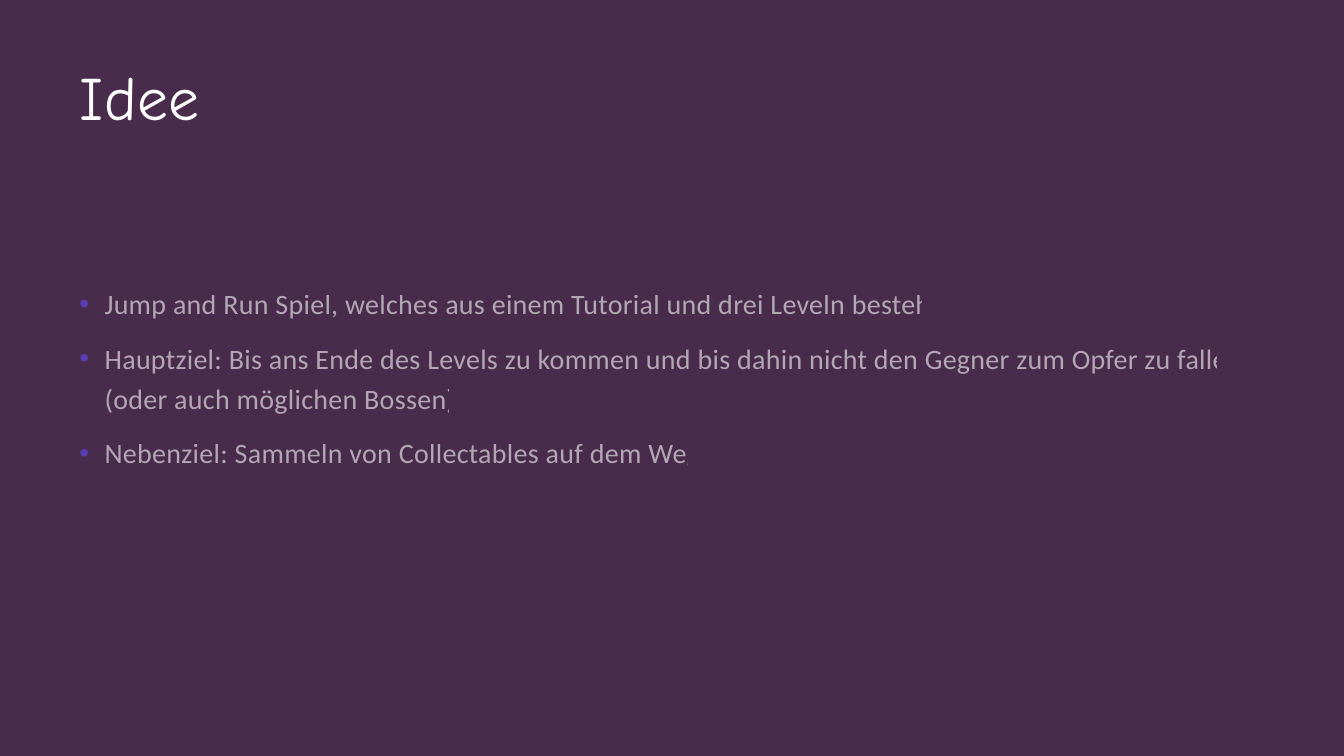
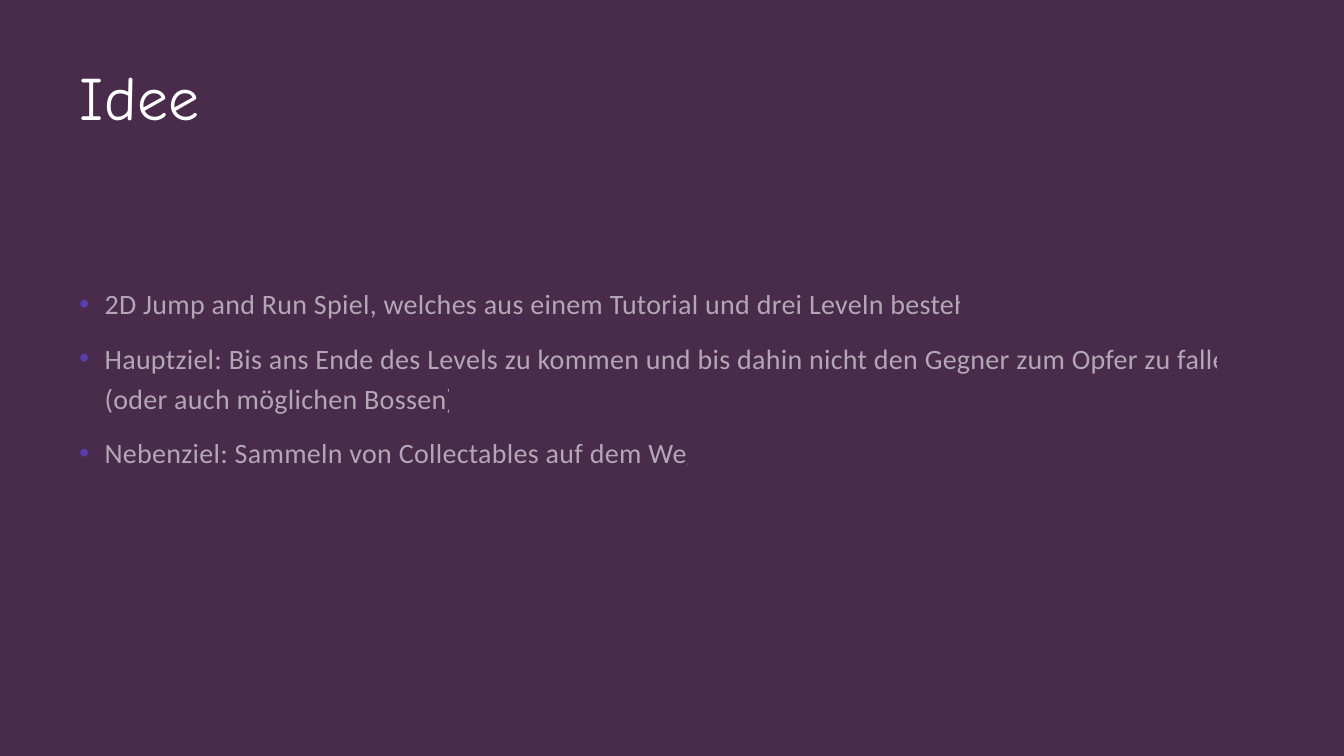
Before and after one commit to LeaMarieKindermann/Spieleprogrammierung, a slide deck: slide 3 of Spieleprogrammierung_Zwischenpräsentation.pptx. Drawn at 1344x756 pixels with LibreOffice and Linux fonts; fonts in the diff are those of the drawing. Boxes give left, top, right and bottom in pixels: in the first picture for what was removed or moved away, otherwise in the second. Text is boxed around its words. In the diff, an @@ line names an element or a change of style, - is before the commit and + after.

```diff
--- a/Spieleprogrammierung_Zwischenpräsentation.pptx
+++ b/Spieleprogrammierung_Zwischenpräsentation.pptx
@@ text at <box>105,295,978,319</box>: text changed @@
-• Jump and Run Spiel, welches aus einem Tutorial und drei Leveln besteht
+• 2D Jump and Run Spiel, welches aus einem Tutorial und drei Leveln besteht
```
Also in this commit, not shown: 2 other slides changed, 2 slides added.
